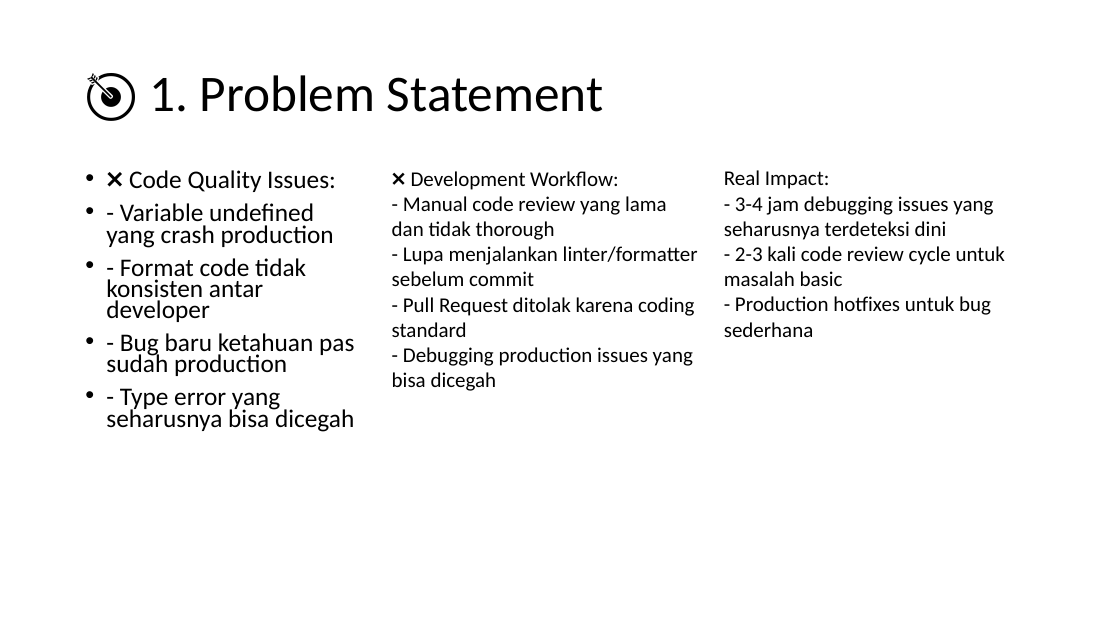
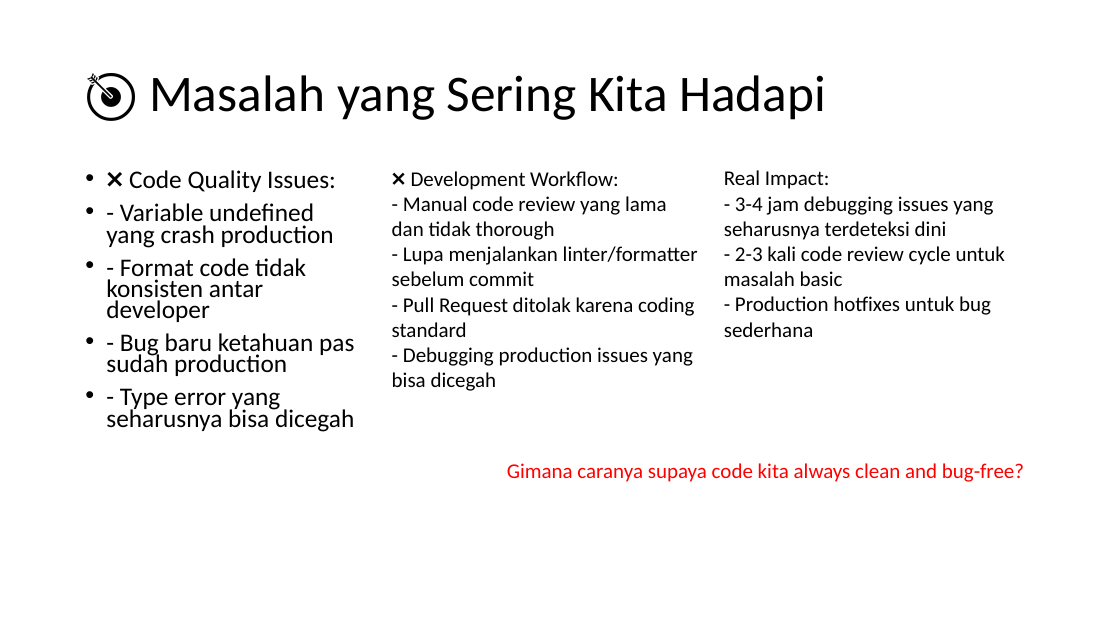
Before and after one commit to njulioiyoo/code-analysis-laravel-nodejs, a slide deck: slide 3 of slides/JNO - Sharing Session Code Analysis.pptx. Drawn at 1120x630 pixels with LibreOffice and Linux fonts; fonts in the diff are those of the drawing; background and template pictures are left out. Boxes give left, top, right and bottom in pixels: in the first picture for what was removed or moved away, otherwise in the second. Text is boxed around its words. In the diff, an @@ line names an element or a change of style, - is before the commit and + after.

```diff
--- a/slides/JNO - Sharing Session Code Analysis.pptx
+++ b/slides/JNO - Sharing Session Code Analysis.pptx
@@ title at (149, 75, 826, 120): text changed @@
-🎯 1. Problem Statement
+🎯 Masalah yang Sering Kita Hadapi
@@ text added at (507, 463, 1024, 482), 18 pt, text #FF0000 @@
+Gimana caranya supaya code kita always clean and bug-free?
```
Also in this commit, not shown: 3 other slides changed, 2 slides added, 2 slides removed, 16 other files.
